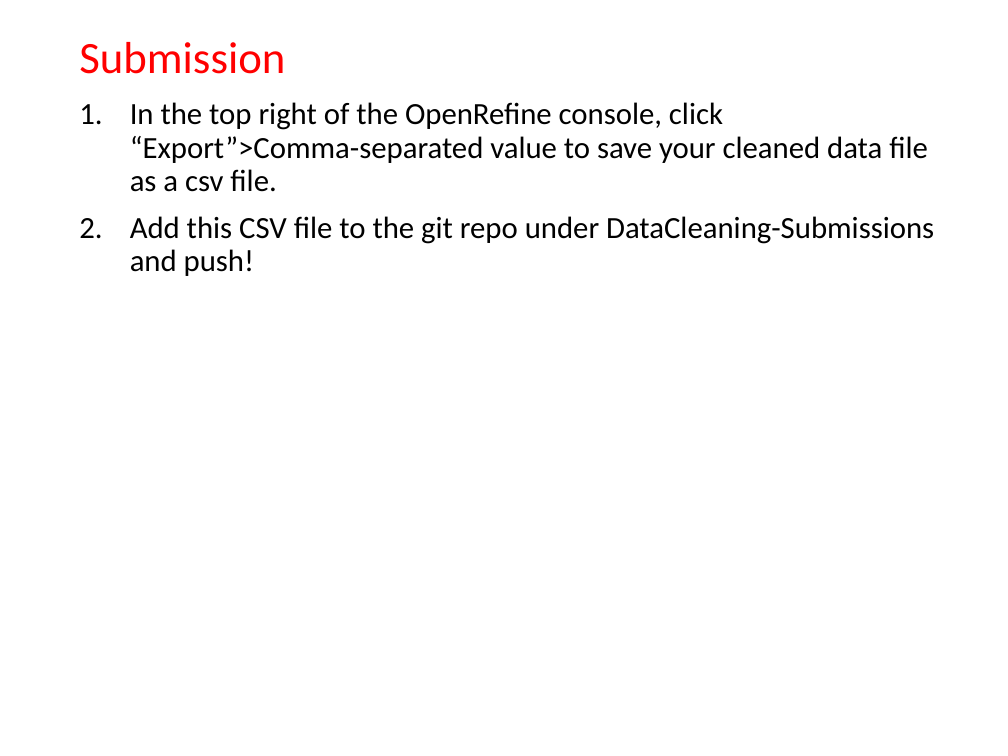
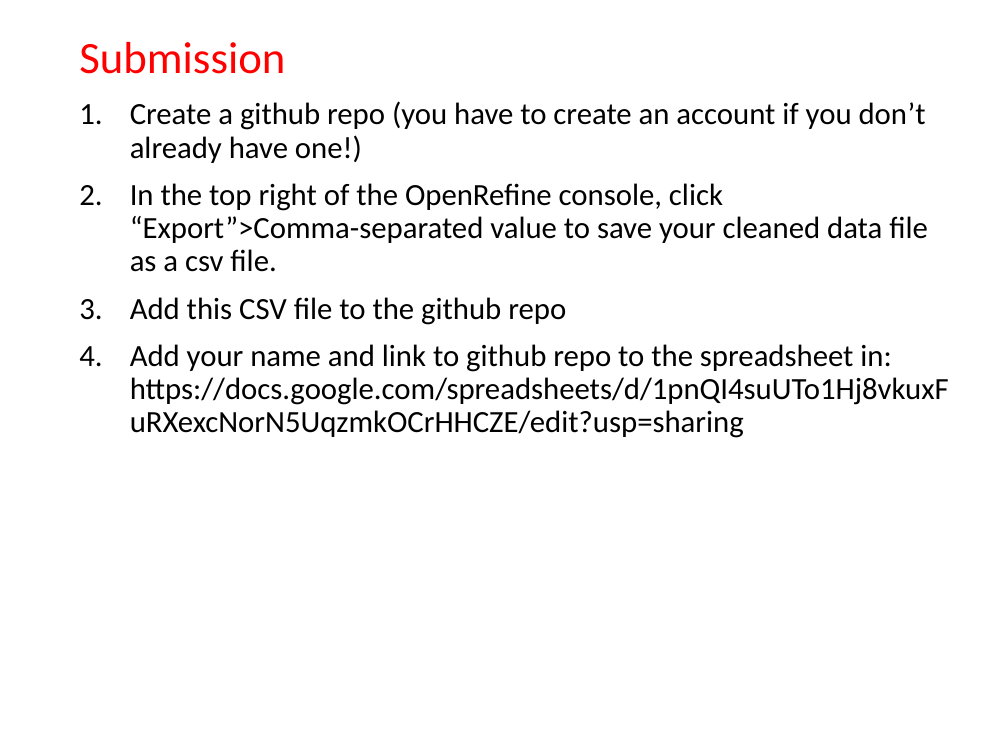
Before and after one commit to julianafreire/ACMSummerSchool2017, a slide deck: slide 45 of lab-data-cleaning.pptx. Drawn at 1008x756 pixels with LibreOffice and Linux fonts; fonts in the diff are those of the drawing. Boxes give left, top, right and bottom in pixels: in the first picture for what was removed or moved away, otherwise in the second. Text is boxed around its words. In the diff, an @@ line names an element or a change of style, - is before the commit and + after.

```diff
--- a/lab-data-cleaning.pptx
+++ b/lab-data-cleaning.pptx
@@ text at (130, 101, 926, 163): paragraph added @@
+1. Create a github repo (you have to create an account if you don’t already have one!)
@@ text at (130, 297, 949, 438): text changed @@
-2. Add this CSV file to the git repo under DataCleaning-Submissions and push!
+3. Add this CSV file to the github repo
+4. Add your name and link to github repo to the spreadsheet in: https://docs.google.com/spreadsheets/d/1pnQI4suUTo1Hj8vkuxFuRXexcNorN5UqzmkOCrHHCZE/edit?usp=sharing
```
Also in this commit, not shown: 6 other files.
